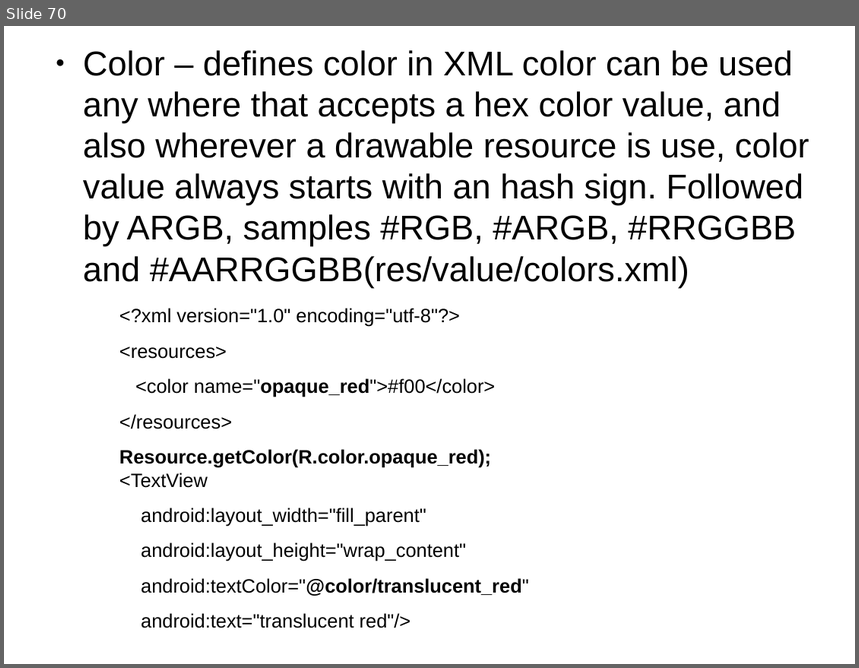
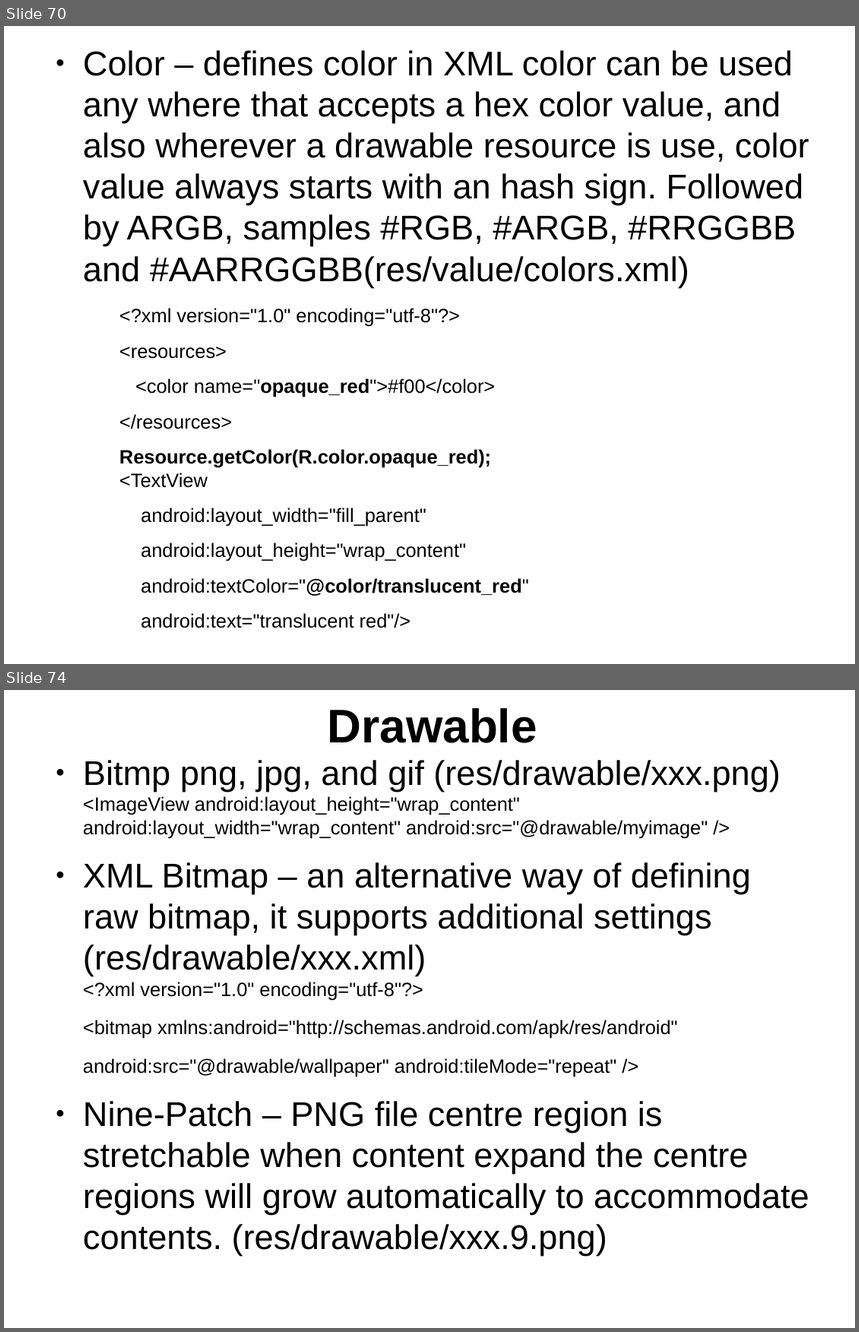
Before and after one commit to thegreatdao/testa, a slide deck: assets/android.odp. Shown one above the other, each under a label of ours: slide 70 before the commit, slides 70 and 74 after it; the slides between them are not shown. The pictures are 859x668 and 859x1332 pixels, drawn with LibreOffice and Linux fonts; fonts in the diff are those of the drawing. Boxes give left, top, right and bottom in pixels: in the first picture for what was removed or moved away, otherwise in the second. Text is boxed around its words. In the diff, an @@ line names an element or a change of style, - is before the commit and + after.

```diff
--- a/assets/android.odp
+++ b/assets/android.odp
@@ slide 74 added at bbox=[4, 690, 855, 1328], background #FFFFFF @@
@@ title added at bbox=[328, 708, 538, 743], 44 pt, text #000000, bold @@
+Drawable
@@ text added at bbox=[83, 760, 810, 1256], 32 pt, text #000000 @@
+● Bitmp png, jpg, and gif (res/drawable/xxx.png)
+  <ImageView android:layout_height="wrap_content" android:layout_width="wrap_content" android:src="@drawable/myimage" />
+● XML Bitmap – an alternative way of defining raw bitmap, it supports additional settings
+  (res/drawable/xxx.xml)
+  <?xml version="1.0" encoding="utf-8"?>
+<bitmap xmlns:android="http://schemas.android.com/apk/res/android"
+android:src="@drawable/wallpaper" android:tileMode="repeat" />
+● Nine-Patch – PNG file centre region is stretchable when content expand the centre regions will grow automatically to accommodate contents. (res/drawable/xxx.9.png)
```
Also in this commit, not shown: 11 other slides added, 1 slide removed, 4 other files.
